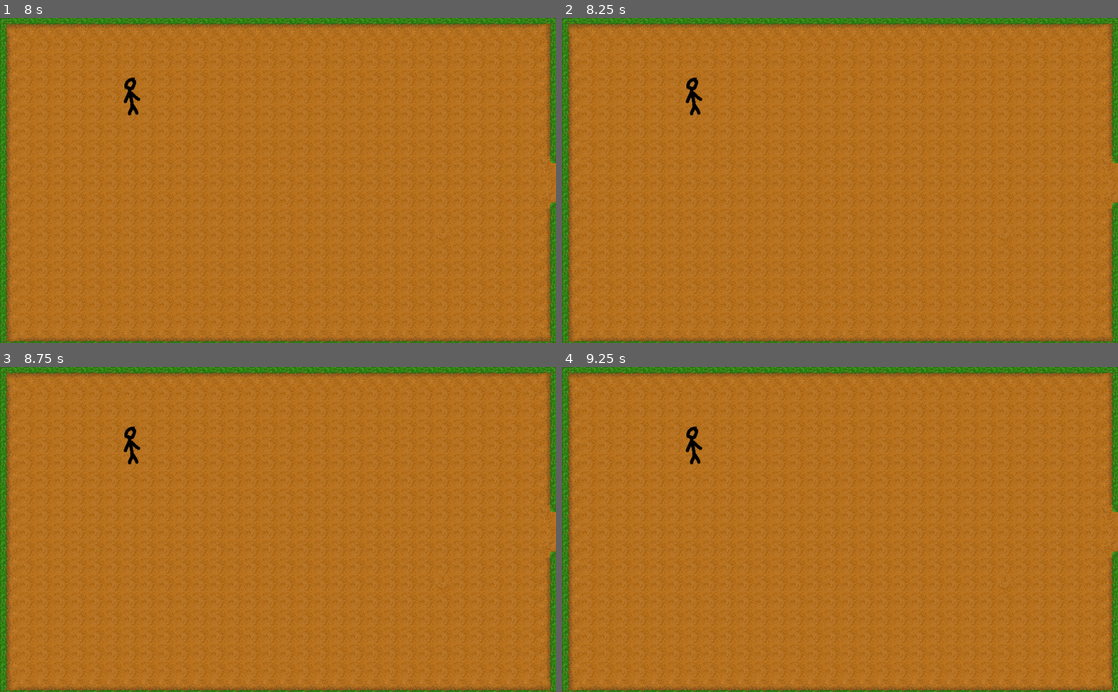
Above: before the commit, frames 1-4 (two rows, left to right).
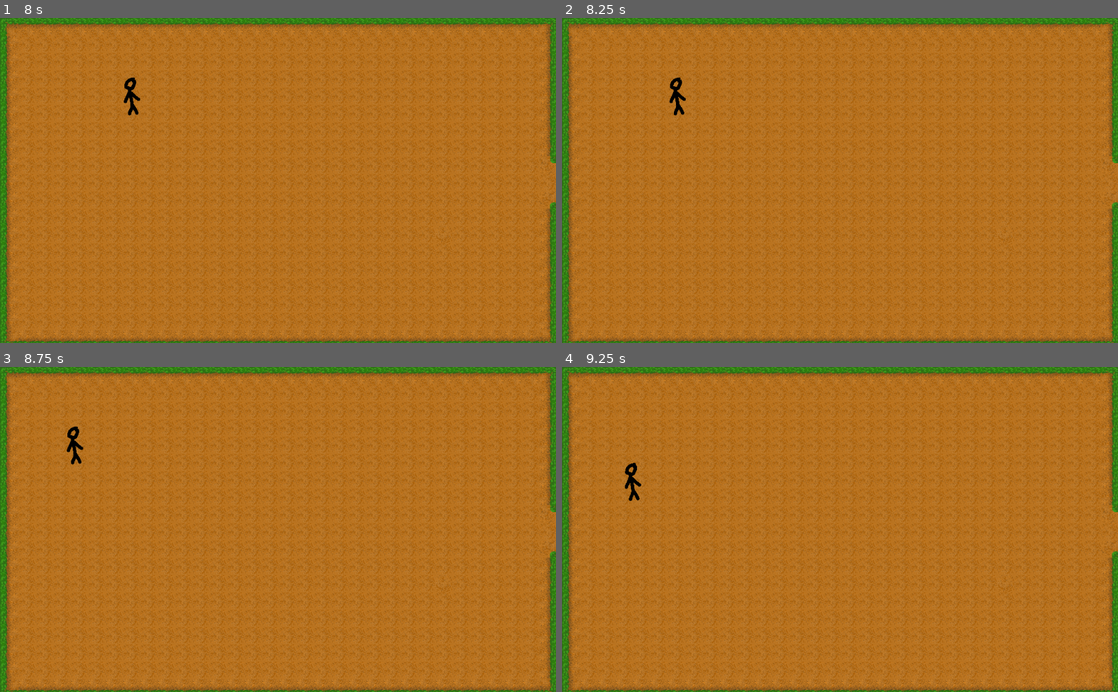
Above: after the commit, the same moments.

Repository: stoodleyc/farm
Game: Godot game, scene res://main menu.tscn
The game is run twice, just before and just after one commit, with the same random seed, the same clock (stepped at 60 frames per second) and the same inputs. The project has no main scene, so this scene is started directly.
Inputs:
- Up to frame 1 (8 s): click "new game" at 0.5 s; click "1" at 1.25 s; click "done" at 2 s; tap Enter (ui_accept) at 2.75, 3.02, 3.77, 5.27, 6.02 s; hold D (move right) 2.78-3.53 s; hold S (move down) 3.53-4.28 s; hold D (move right) 4.28-5.03 s; hold W (move up) 5.03-5.78 s; hold A (move left) 5.78-6.5 s; tap Escape (pause) at 6.4 s; click "save" at 6.5 s; click "load" at 7.25 s
- Up to frame 2 (8.25 s): tap Enter (ui_accept) at 8 s; hold A (move left) from 8.03 s (still down)
- Up to frame 3 (8.75 s): keep holding A (move left); tap Enter (ui_accept) at 8.27 s
- Up to frame 4 (9.25 s): release A (move left) at 8.78 s; hold S (move down) from 8.78 s (still down)

Frame 1 is identical in both runs. In frame 2, 0.3% of the frame differs, in the area x 19-26%, y 18-31%; in frame 3, 0.3%; in frame 4, 0.3%, in the area x 11-26%, y 18-42%.
Error in both runs: Invalid set index 'visible' (on base: 'null instance') with value of type 'bool'. (res://player.gd:50)

Commit message:
saving between areas working

Diff:
--- a/farm.gd
+++ b/farm.gd
@@ -12,9 +12,9 @@
 # and sets the enter variable to farm, if not then it sets the player position
 #to the saved position and sets enter to the current area
 func _ready():
-	SaveFiles.game_data.area = "farm"
+	player.area = "farm"
 	if SaveFiles.enter == "shop":
-		player.position = Vector2 (970,300)
+		player.position = Vector2 (967,257)
 		SaveFiles.enter = "farm"
 	else:
 		player.position.x = data.playerx
--- a/farm.tscn
+++ b/farm.tscn
@@ -35,7 +35,7 @@
 extents = Vector2( 17.5, 310.5 )
 
 [sub_resource type="RectangleShape2D" id=4]
-extents = Vector2( 11.5, 37 )
+extents = Vector2( 5.75, 48 )
 
 [node name="farm" type="Node2D"]
 position = Vector2( 1, 0 )
@@ -59,7 +59,7 @@
 }
 
 [node name="player" parent="." instance=ExtResource( 2 )]
-position = Vector2( 513, 308 )
+position = Vector2( 506, 308 )
 
 [node name="border" type="StaticBody2D" parent="."]
 __meta__ = {
@@ -100,7 +100,7 @@
 [node name="shopenter" type="Area2D" parent="."]
 
 [node name="CollisionPolygon2D" type="CollisionShape2D" parent="shopenter"]
-position = Vector2( 1012, 304 )
+position = Vector2( 1017.75, 304 )
 shape = SubResource( 4 )
 
 [connection signal="pressed" from="pause/pause vbox/save" to="player" method="_on_save_pressed"]
--- a/pause.gd
+++ b/pause.gd
@@ -1,4 +1,6 @@
 extends PopupPanel
+
+onready var data = SaveFiles.game_data
 
 
 func _process(delta):
@@ -13,3 +15,16 @@
 
 func _on_resume_pressed():
 	visible = false
+
+
+
+
+
+func _on_load_pressed():
+	SaveFiles.load_data()
+	SaveFiles.enter = "0"
+	get_tree().paused = false
+	if data.area == "farm":
+		get_tree().change_scene("res://farm.tscn")
+	else:
+		get_tree().change_scene("res://shops.tscn")
--- a/pause.tscn
+++ b/pause.tscn
@@ -119,6 +119,7 @@
 text = "cancel"
 
 [connection signal="pressed" from="pause vbox/resume" to="." method="_on_resume_pressed"]
+[connection signal="pressed" from="pause vbox/load" to="." method="_on_load_pressed"]
 [connection signal="pressed" from="pause vbox/options" to="options" method="_on_options_pressed"]
 [connection signal="pressed" from="pause vbox/quit without saving" to="Quit?" method="_on_quit_without_saving_pressed"]
 [connection signal="pressed" from="Quit?/quit? vbox/quit? hbox/quit" to="Quit?" method="_on_quit_pressed"]
--- a/player.gd
+++ b/player.gd
@@ -1,8 +1,7 @@
 extends KinematicBody2D
 
 onready var hello = $talk/Label
-onready var game_data = SaveFiles.game_data
-
+var area
 
 #variables for movement
 var velocity = Vector2.ZERO
@@ -12,6 +11,7 @@
 
 
 func _on_save_pressed():
+	SaveFiles.game_data.area = area
 	SaveFiles.game_data.playerx = self.position.x
 	SaveFiles.game_data.playery = self.position.y
 	SaveFiles.save_data()
--- a/shops.gd
+++ b/shops.gd
@@ -10,21 +10,16 @@
 # and sets the enter variable to shop, if not then it sets the player position
 #to the saved position and sets enter to the current area
 func _ready():
-	SaveFiles.game_data.area = "shop"
+	player.area = "shop"
 	if SaveFiles.enter == "farm":
-		player.position = Vector2 (70,300)
+		player.position = Vector2 (33,257)
 		SaveFiles.enter = "shop"
 	else:
 		player.position.x = data.playerx
 		player.position.y = data.playery
 		SaveFiles.enter = "shop"
 
-func _on_load_pressed():
-	SaveFiles.enter = "0"
-	if data.area == "farm":
-		get_tree().change_scene("res://farm.tscn")
-	else:
-		get_tree().change_scene("res://shops.tscn")
+
 
 
 func _on_farmenter_body_entered(body):
--- a/shops.tscn
+++ b/shops.tscn
@@ -34,6 +34,9 @@
 [sub_resource type="RectangleShape2D" id=3]
 extents = Vector2( 17.5, 310.5 )
 
+[sub_resource type="RectangleShape2D" id=4]
+extents = Vector2( 16, 48 )
+
 [node name="shops" type="Node2D"]
 script = ExtResource( 4 )
 
@@ -44,7 +47,7 @@
 tile_data = PoolIntArray( 0, 0, 0, 1, 0, 3, 2, 0, 3, 3, 0, 3, 4, 0, 3, 5, 0, 3, 6, 0, 3, 7, 0, 3, 8, 0, 3, 9, 0, 3, 10, …(11106 unchanged characters)…
 
 [node name="player" parent="." instance=ExtResource( 3 )]
-position = Vector2( 513, 308 )
+position = Vector2( 669, 240 )
 
 [node name="border" type="StaticBody2D" parent="."]
 __meta__ = {
@@ -85,8 +88,12 @@
 [node name="farmenter" type="Area2D" parent="."]
 
 [node name="CollisionShape2D" type="CollisionShape2D" parent="farmenter"]
+position = Vector2( 16, 304 )
+shape = SubResource( 4 )
 
+[connection signal="pressed" from="pause/pause vbox/save" to="player" method="_on_save_pressed"]
 [connection signal="pressed" from="pause/pause vbox/load" to="." method="_on_load_pressed"]
+[connection signal="pressed" from="pause/pause vbox/save and quit" to="player" method="_on_save_and_quit_pressed"]
 [connection signal="body_entered" from="farmenter" to="." method="_on_farmenter_body_entered"]
 
 [editable path="pause"]
Not shown: 1 places in shops.tscn that only renumber resources
